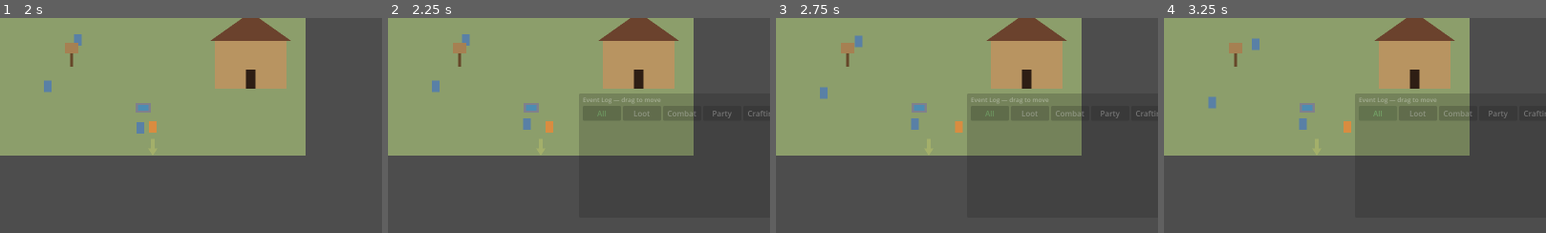
Above: before the commit, frames 1-4 (left to right).
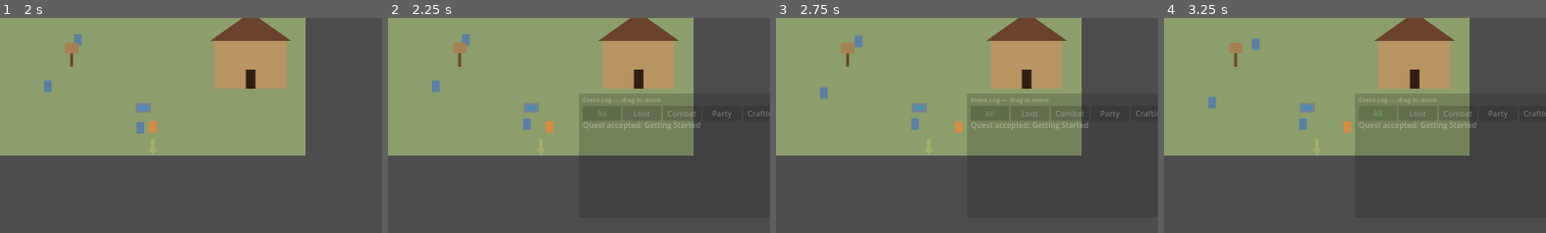
Above: after the commit, the same moments.

Repository: djkipyaboy/bunnies
Game: Godot game, scene res://world/town_demo.tscn
Two runs of this game, one before a commit and one after it. Both use one fixed random seed, a clock stepped at 60 frames per second and the inputs below.
Inputs (mouse positions are % of the whole screen's width and height, from its top left):
- Up to frame 1 (2 s): drag from (39, 47) to (49, 64) at 0.52 s; tap Enter at 1.25 s; drag from (49, 59) to (45, 70) at 1.27 s
- Up to frame 2 (2.25 s): move the mouse to (63, 52) at 2.02 s; hold D (move_right) from 2.03 s (still down); hold L (toggle_event_log) from 2.03 s (still down); click (63, 52) at 2.17 s
- Up to frame 3 (2.75 s): keep holding D (move_right); keep holding L (toggle_event_log); tap E (interact) at 2.3 s
- Up to frame 4 (3.25 s): release D (move_right) at 2.75 s; release L (toggle_event_log) at 2.75 s; click "All" at 2.75 s
The pictures show only the part of the screen within x 30-80%, y 38-88%; the shares and areas given below are measured in that part.

Frame 1 is identical in both runs. In frame 2, 0.3% of the frame differs, in the area x 51-82%, y 48-52%; in frame 3, 0.3%; in frame 4, 0.3%.

Commit message:
fix(quests): address Plan 3 playtest findings (hover, order, accept log)
Three issues found during the Plan 3 human playtest:

- World hover tooltips (Old Well/Adventuring Board/shop door) never fired
  with a real mouse: Viewport.physics_object_picking, which drives Area2D
  mouse_entered/mouse_exited, defaults to false in Godot 4 and nothing
  enabled it. The prior tests only proved the wiring by emitting
  mouse_entered/exited directly, never the real picking pipeline, so this
  was invisible until a human actually moved the mouse.

- Tutorial objective order put "press K for the Legend" before the player
  had any reason to leave town, and before the shop visit. Reordered to
  Adventuring Board -> Shopkeeper -> leave town (new "leave_town"
  objective, completed via a new SceneExit.exited signal since
  interact() overrides Interactable.interact() and never emits the base
  `interacted` signal) -> open Legend -> win a fight.

- Accepting a quest logged nothing in the Event Log even though every
  other quest-state change did. Added PartyInventory.quest_accepted,
  mirroring the existing quest_completed signal, wired into all 3 world
  scenes the same way.

Full 328-file headless suite re-run clean except the two known,
pre-existing, unrelated failures (test_dungeon_demo.gd,
test_professions_menu_panel.gd).

Diff:
--- a/economy/resources/party_inventory.gd
+++ b/economy/resources/party_inventory.gd
@@ -12,6 +12,11 @@
 ## the tutorial). Added so every scene can log a real Event Log entry on quest completion (Plan 3 fix —
 ## every other party-affecting action already logs one; this didn't).
 signal quest_completed(quest_id: StringName)
+
+## Emitted exactly once per quest, from accept_quest() below. Mirrors quest_completed — playtest
+## feedback on Plan 3 (2026-08-12) noted that picking up a quest logs nothing while every other
+## quest-state change (completion) does.
+signal quest_accepted(quest_id: StringName)
 
 const BASE_BAG_CAPACITY: int = 20
 const BAG_CAPACITY_PER_SLOT: int = 10
@@ -151,6 +156,7 @@
 	if not accepted_quest_ids.has(quest_id):
 		accepted_quest_ids.append(quest_id)
 		tracked_quest_ids.append(quest_id)
+		quest_accepted.emit(quest_id)
 
 func has_accepted_quest(quest_id: StringName) -> bool:
 	return accepted_quest_ids.has(quest_id)
--- a/tests/test_party_inventory_quest_state.gd
+++ b/tests/test_party_inventory_quest_state.gd
@@ -117,5 +117,15 @@
 		inv7.complete_objective(&"tutorial", objective.id)
 	_check(auto_completed_ids == [&"tutorial"], "auto-completing the tutorial via complete_objective() ALSO emits quest_completed (got %s)" % [auto_completed_ids])
 
+	# --- New: quest_accepted signal (playtest feedback, 2026-08-12 -- accepting a quest logged nothing) ---
+
+	var inv8 := PartyInventory.new()
+	var accepted_ids: Array[StringName] = []
+	inv8.quest_accepted.connect(func(quest_id: StringName) -> void: accepted_ids.append(quest_id))
+	inv8.accept_quest(&"lost_cat")
+	_check(accepted_ids == [&"lost_cat"], "accept_quest emits quest_accepted with the quest id (got %s)" % [accepted_ids])
+	inv8.accept_quest(&"lost_cat")
+	_check(accepted_ids.size() == 1, "re-accepting an already-accepted quest doesn't re-emit quest_accepted (got %d emissions)" % accepted_ids.size())
+
 	print(("PARTY INVENTORY QUEST STATE TEST PASSED" if _failures == 0 else "PARTY INVENTORY QUEST STATE TEST FAILED: %d" % _failures))
 	quit(_failures)
--- a/tests/test_quest_library.gd
+++ b/tests/test_quest_library.gd
@@ -20,10 +20,10 @@
 
 	var tutorial: Quest = QuestLibrary.get_quest(&"tutorial")
 	_check(tutorial != null, "tutorial is registered")
-	_check(tutorial.objectives.size() == 9, "tutorial has 9 objectives (got %d)" % tutorial.objectives.size())
+	_check(tutorial.objectives.size() == 10, "tutorial has 10 objectives (got %d)" % tutorial.objectives.size())
 	_check(tutorial.category == Quest.Category.TUTORIAL, "tutorial is category TUTORIAL")
 	_check(tutorial.objectives[0].id == &"move", "tutorial's first objective is 'move'")
-	_check(tutorial.objectives[8].id == &"win_fight", "tutorial's last objective is 'win_fight'")
+	_check(tutorial.objectives[9].id == &"win_fight", "tutorial's last objective is 'win_fight'")
 	_check(tutorial.reward_amber > 0, "tutorial grants a placeholder Amber reward")
 
 	var first_call: Quest = QuestLibrary.get_quest(&"lost_cat")
--- a/tests/test_scene_exit.gd
+++ b/tests/test_scene_exit.gd
@@ -20,6 +20,14 @@
 	_check(_exit.prompt_text == "Interact", "prompt_text keeps Interactable's default (SceneExit doesn't hardcode one)")
 	_check(_exit.fade_overlay == null, "fade_overlay defaults to unset")
 	_check(_exit.pc_combatant == null, "pc_combatant defaults to unset")
+
+	# `exited` (playtest-requested tutorial "leave_town" objective, 2026-08-12) — interact() overrides
+	# Interactable.interact() entirely so it never emits the base `interacted` signal; town_demo.gd
+	# listens on this instead.
+	var exited_count: Array[int] = [0]
+	_exit.exited.connect(func() -> void: exited_count[0] += 1)
+	_exit.exited.emit()
+	_check(exited_count[0] == 1, "exited signal exists and fires")
 
 	root.add_child(_exit)
 
--- a/tests/test_town_demo_hover_tooltips.gd
+++ b/tests/test_town_demo_hover_tooltips.gd
@@ -37,5 +37,15 @@
 	shop_door.mouse_entered.emit()
 	await process_frame
 	_check(demo._world_tooltip.text == shop_door.hover_description, "hovering the shop door shows its own text")
+	shop_door.mouse_exited.emit()
+
+	# --- New: playtest (2026-08-12) found hover tooltips never actually worked with a real mouse —
+	# every assertion above emits mouse_entered/exited directly, which never exercises
+	# Viewport.physics_object_picking, the thing a real mouse hover actually depends on and which
+	# defaults to FALSE in Godot 4. This is the actual regression guard for that root cause. (A fuller
+	# end-to-end simulation via a pushed InputEventMouseMotion was attempted but doesn't reliably
+	# reach Area2D picking under --headless, which runs without a display server — not something a
+	# test in this environment can currently verify further than the flag itself.)
+	_check(demo.get_viewport().physics_object_picking, "town_demo enables physics_object_picking so a real mouse hover can work at all")
 
 	quit()
--- a/tests/test_town_demo_tutorial_board_step.gd
+++ b/tests/test_town_demo_tutorial_board_step.gd
@@ -14,7 +14,7 @@
 	for objective: QuestObjective in tutorial.objectives:
 		ids.append(objective.id)
 	_check(ids.has(&"visit_board"), "the tutorial quest has a visit_board objective")
-	_check(ids.find(&"visit_board") > ids.find(&"visit_shop"), "visit_board comes after visit_shop")
+	_check(ids.find(&"visit_board") < ids.find(&"visit_shop"), "visit_board comes before visit_shop (playtest-requested reorder, 2026-08-12)")
 	_check(ids.find(&"visit_board") < ids.find(&"win_fight"), "visit_board comes before win_fight")
 
 	var scene: PackedScene = load("res://world/town_demo.tscn")
@@ -28,4 +28,17 @@
 	await process_frame
 	_check(demo._party_inventory.is_objective_complete(&"tutorial", &"visit_board"), "opening the Adventuring Board completes visit_board")
 
+	# --- New: "leave_town" objective (playtest-requested reorder, 2026-08-12) — SceneExit.interact()
+	# overrides Interactable.interact() and never emits the base `interacted` signal, so town_demo.gd
+	# listens on SceneExit's own `exited` signal instead. Only exercises `exited` directly, not the
+	# full interact()/fade/change_scene_to_file path (mirrors how other SceneExit tests avoid actually
+	# changing scenes).
+	_check(ids.has(&"leave_town"), "the tutorial quest has a leave_town objective")
+	_check(ids.find(&"visit_shop") < ids.find(&"leave_town"), "leave_town comes after visit_shop")
+	_check(ids.find(&"leave_town") < ids.find(&"open_legend"), "leave_town comes before open_legend")
+	_check(not demo._party_inventory.is_objective_complete(&"tutorial", &"leave_town"), "leave_town starts incomplete on a fresh town_demo load")
+	demo._town_exit.exited.emit()
+	await process_frame
+	_check(demo._party_inventory.is_objective_complete(&"tutorial", &"leave_town"), "the TownExit's exited signal completes leave_town")
+
 	quit()
--- a/tests/test_tutorial_full_sequence.gd
+++ b/tests/test_tutorial_full_sequence.gd
@@ -3,8 +3,11 @@
 
 ## Full end-to-end integration test for the tutorial quest (2026-08-10 quest-system-and-tutorial
 ## design) — proves every piece built across this plan's 13 tasks works TOGETHER: auto-start on a
-## fresh town_demo load → each of the 9 objectives completing via its real trigger → auto-complete
-## → reward_amber granted. Mirrors test_lost_cat_quest_full_sequence.gd's shape.
+## fresh town_demo load → each of the 10 objectives completing via its real trigger → auto-complete
+## → reward_amber granted. Mirrors test_lost_cat_quest_full_sequence.gd's shape. Completion order
+## here doesn't need to match QuestLibrary's authored display order (that only drives which step the
+## Quest Tracker/Log show as "current" — see test_quest_library.gd/test_town_demo_tutorial_board_step.gd
+## for order assertions) — auto-complete only cares that ALL objectives finish eventually.
 
 func _check(cond: bool, label: String) -> void:
 	print(("ok " if cond else "FAIL ") + label)
@@ -69,14 +72,21 @@
 	# 9. visit_board
 	scene._on_board_opened(scene._make_quest_entries())
 	_check(inv.is_objective_complete(&"tutorial", &"visit_board"), "9. visit_board objective complete")
+	_check(not inv.has_completed_quest(&"tutorial"), "still not complete — leave_town and win_fight remain")
+
+	# 10. leave_town — SceneExit.interact() overrides Interactable.interact() and never emits the
+	# base `interacted` signal, so town_demo.gd listens on SceneExit's own `exited` signal instead
+	# (playtest-requested reorder, 2026-08-12).
+	scene._town_exit.exited.emit()
+	_check(inv.is_objective_complete(&"tutorial", &"leave_town"), "10. leave_town objective complete")
 	_check(not inv.has_completed_quest(&"tutorial"), "still not complete — win_fight is the last objective")
 
-	# 10. win_fight — the final objective; completing it must auto-complete the quest and grant the
+	# 11. win_fight — the final objective; completing it must auto-complete the quest and grant the
 	# reward. town_demo has no _on_combat_ended of its own (that's combat.gd, exercised directly by
 	# Task 13's own test) — call PartyInventory the same way that real hook does, to prove the
 	# auto-complete/reward chain fires from the LAST objective regardless of which trigger reaches it.
 	inv.complete_objective(&"tutorial", &"win_fight")
-	_check(inv.is_objective_complete(&"tutorial", &"win_fight"), "10. win_fight objective complete")
+	_check(inv.is_objective_complete(&"tutorial", &"win_fight"), "11. win_fight objective complete")
 	_check(inv.has_completed_quest(&"tutorial"), "completing the last objective auto-completes the tutorial quest")
 
 	var tutorial_quest: Quest = QuestLibrary.get_quest(&"tutorial")
--- a/world/dungeon_demo.gd
+++ b/world/dungeon_demo.gd
@@ -222,6 +222,10 @@
 		var quest: Quest = QuestLibrary.get_quest(quest_id)
 		var title: String = quest.title if quest != null else String(quest_id)
 		_handoff().log_event("Quest completed: %s" % title, _handoff().CATEGORY_QUEST))
+	_party_inventory.quest_accepted.connect(func(quest_id: StringName) -> void:
+		var quest: Quest = QuestLibrary.get_quest(quest_id)
+		var title: String = quest.title if quest != null else String(quest_id)
+		_handoff().log_event("Quest accepted: %s" % title, _handoff().CATEGORY_QUEST))
 	# Tutorial "move" objective (Task 9) — connected here, not next to _build_pc() above, since
 	# _party_inventory doesn't exist until _build_inventory_demo() just ran; the lambda only reads
 	# _party_inventory when the player actually moves, so this ordering is what matters.
--- a/world/overworld_demo.gd
+++ b/world/overworld_demo.gd
@@ -86,6 +86,10 @@
 		var quest: Quest = QuestLibrary.get_quest(quest_id)
 		var title: String = quest.title if quest != null else String(quest_id)
 		_handoff().log_event("Quest completed: %s" % title, _handoff().CATEGORY_QUEST))
+	_party_inventory.quest_accepted.connect(func(quest_id: StringName) -> void:
+		var quest: Quest = QuestLibrary.get_quest(quest_id)
+		var title: String = quest.title if quest != null else String(quest_id)
+		_handoff().log_event("Quest accepted: %s" % title, _handoff().CATEGORY_QUEST))
 	# Tutorial "move" objective (Task 9) — connected here, not next to _build_pc() above, since
 	# _party_inventory doesn't exist until _build_inventory_demo() just ran; the lambda only reads
 	# _party_inventory when the player actually moves, so this ordering is what matters.
--- a/world/quest_library.gd
+++ b/world/quest_library.gd
@@ -49,9 +49,10 @@
 		_objective(&"equip_gear", "Equip a piece of gear."),
 		_objective(&"open_event_log", "Press L to open the Event Log."),
 		_objective(&"open_professions", "Press P to open your Professions."),
+		_objective(&"visit_board", "Visit the Adventuring Board — it also offers Party Selection and Level Up to Endgame."),
+		_objective(&"visit_shop", "Visit the General Store and speak with the Shopkeeper."),
+		_objective(&"leave_town", "Leave town to explore the Overworld."),
 		_objective(&"open_legend", "Press K to open the Interactable Legend."),
-		_objective(&"visit_shop", "Visit the General Store and speak with the Shopkeeper."),
-		_objective(&"visit_board", "Visit the Adventuring Board — it also offers Party Selection and Level Up to Endgame."),
 		_objective(&"win_fight", "Win a fight against an overworld enemy."),
 	]
 	q.reward_amber = 25   ## [ASSUMPTION] placeholder, not balanced (CLAUDE.md §4)
--- a/world/scene_exit.gd
+++ b/world/scene_exit.gd
@@ -49,7 +49,14 @@
 ## spec ties the rounddown specifically to "leaving a dungeon," not every scene transition.
 @export var rounds_down_jackpot: bool = false
 
+## Emitted at the top of interact(), before the scene actually changes -- lets a scene-specific
+## listener (e.g. town_demo.gd completing the tutorial's "leave_town" objective) react without
+## SceneExit itself knowing anything about quests. Deliberately NOT the base Interactable.interacted
+## signal, since interact() overrides that behavior entirely without emitting it.
+signal exited
+
 func interact() -> void:
+	exited.emit()
 	_stash_party()
 	await fade_overlay.fade_out()
 	get_tree().change_scene_to_file(target_scene_path)
--- a/world/town_demo.gd
+++ b/world/town_demo.gd
@@ -62,6 +62,11 @@
 	return get_node("/root/CombatHandoff")
 
 func _ready() -> void:
+	# Area2D.mouse_entered/mouse_exited (world hover tooltips, Plan 3) only fire against real mouse
+	# input if the viewport's object picking is enabled -- Viewport.physics_object_picking defaults
+	# to false in Godot 4 and nothing else in this project turns it on. Without this, hover_started/
+	# hover_ended never fire from real mouse motion (only the tests' direct .emit() calls "worked").
+	get_viewport().physics_object_picking = true
 	_build_exterior()
 	_build_interior()
 	_build_pc()
@@ -73,6 +78,10 @@
 		var quest: Quest = QuestLibrary.get_quest(quest_id)
 		var title: String = quest.title if quest != null else String(quest_id)
 		_handoff().log_event("Quest completed: %s" % title, _handoff().CATEGORY_QUEST))
+	_party_inventory.quest_accepted.connect(func(quest_id: StringName) -> void:
+		var quest: Quest = QuestLibrary.get_quest(quest_id)
+		var title: String = quest.title if quest != null else String(quest_id)
+		_handoff().log_event("Quest accepted: %s" % title, _handoff().CATEGORY_QUEST))
 	_party_inventory.round_down_jackpot_to_checkpoint()   # 2026-07-29 jackpot spec §2: town-arrival checkpoint
 	# Tutorial auto-start (2026-08-10 quest-system-and-tutorial design §8): there's no save system,
 	# so "no quests accepted yet" is an accurate proxy for "this is a fresh launch." Only wired here
@@ -95,6 +104,10 @@
 	_town_exit.party_inventory = _party_inventory
 	_town_exit.vault = _vault
 	_town_exit.shop_stock = _shop_stock
+	# Tutorial "leave_town" objective (playtest-requested reorder, 2026-08-12): SceneExit.interact()
+	# overrides Interactable.interact() entirely and never emits the base `interacted` signal, so
+	# this listens on SceneExit's own `exited` signal instead.
+	_town_exit.exited.connect(func() -> void: _party_inventory.complete_objective(&"tutorial", &"leave_town"))
 	# The Old Well (2026-07-23-old-well-rest-point-design.md) was also built in _build_exterior(),
 	# before the party existed — wire its party fields now, same as TownExit above.
 	_old_well.pc_combatant = _pc_combatant
